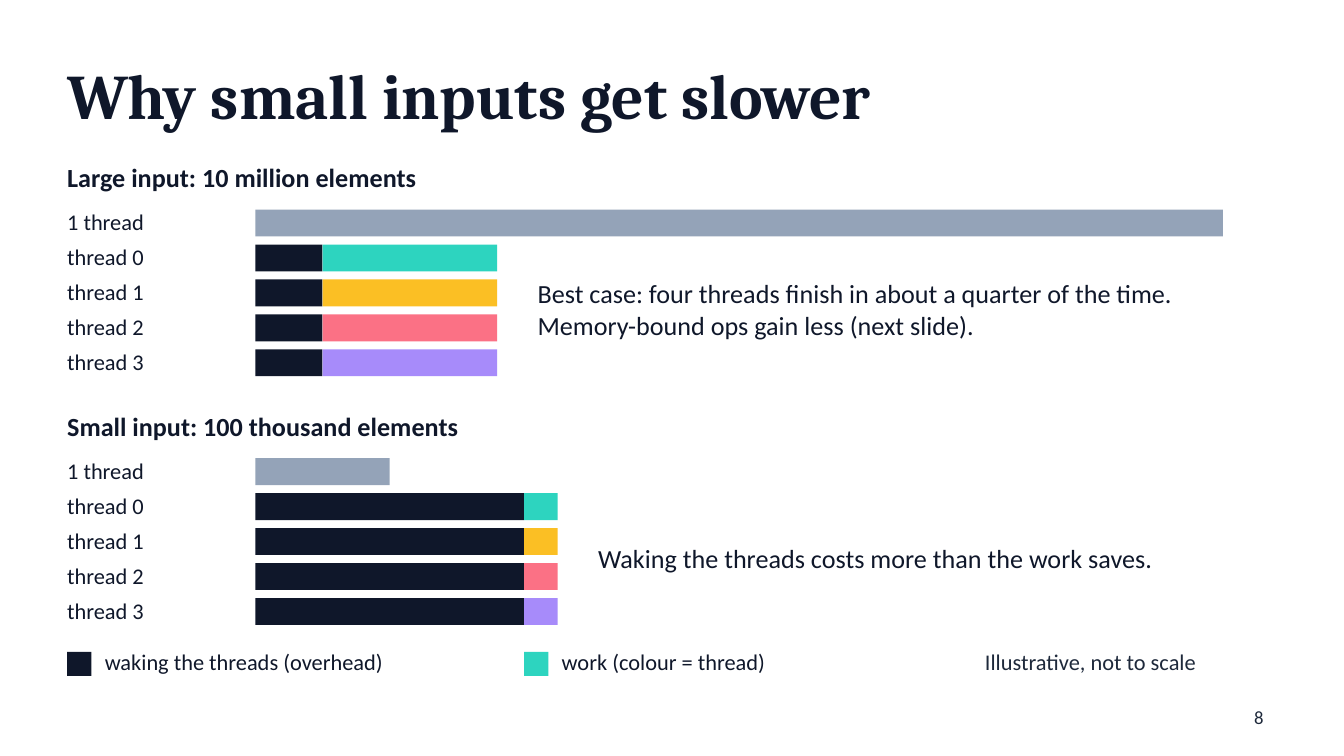
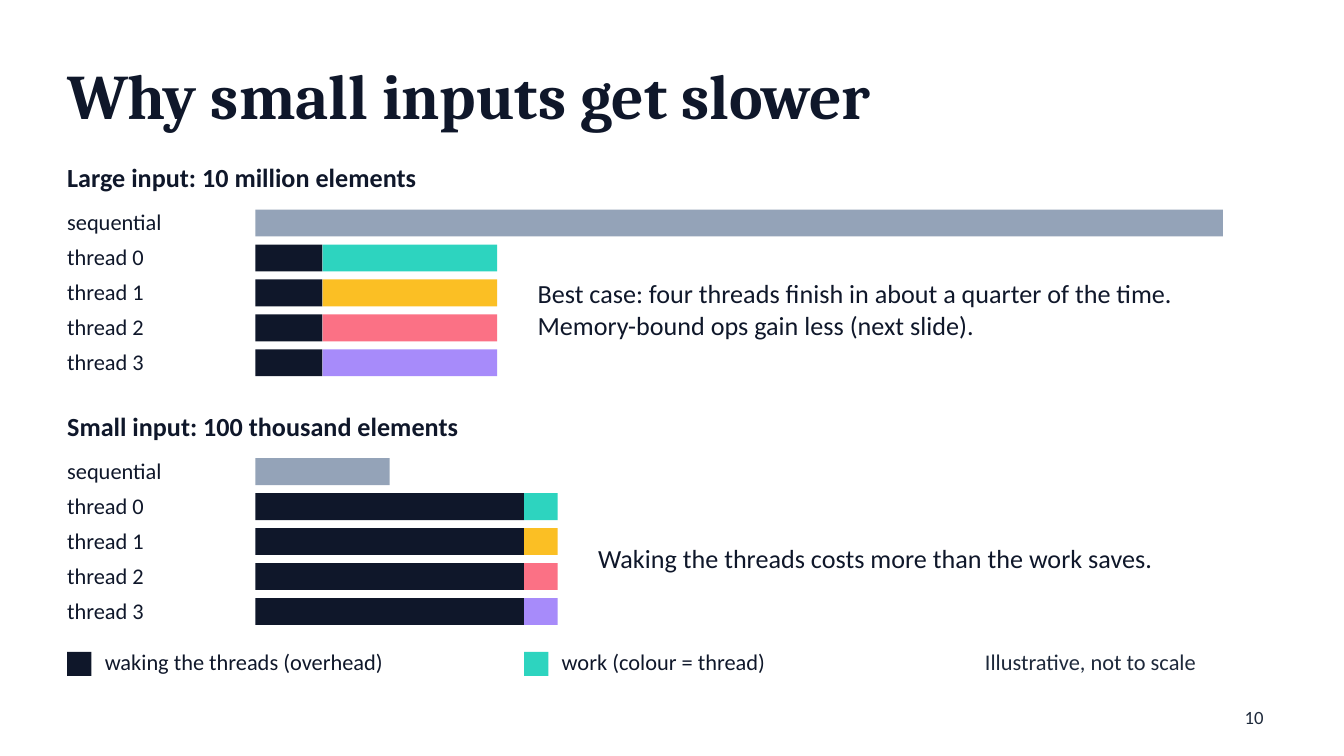
Before and after one commit to bakir004/mensurflow, a slide deck: slide 10 of docs/parallelisation.pptx (slide 8 before the commit). Drawn at 1344x756 pixels with LibreOffice and Linux fonts; fonts in the diff are those of the drawing. Boxes give left, top, right and bottom in pixels: in the first picture for what was removed or moved away, otherwise in the second. Text is boxed around its words. In the diff, an @@ line names an element or a change of style, - is before the commit and + after.

```diff
--- a/docs/parallelisation.pptx
+++ b/docs/parallelisation.pptx
@@ text at box(67, 214, 161, 234): text changed @@
-1 thread
+sequential
@@ text at box(67, 463, 161, 483): text changed @@
-1 thread
+sequential
@@ page number at box(1245, 712, 1264, 724): text changed @@
-8
+10
```
Also in this commit, not shown: 3 other slides changed, 3 slides added, 2 other files.
